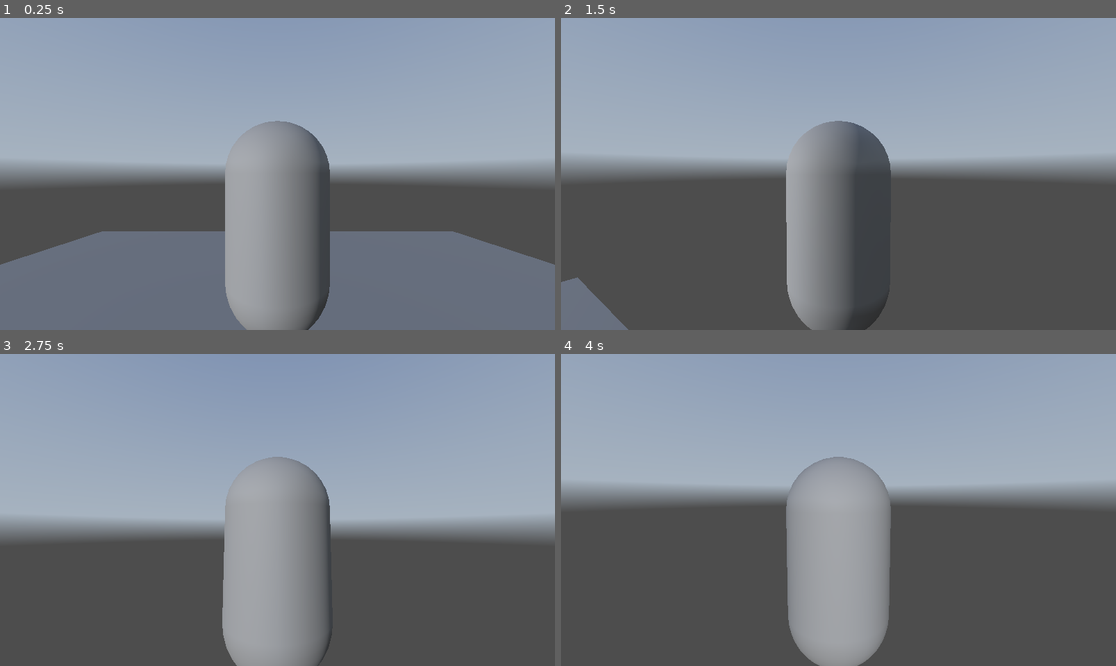
Above: before the commit, frames 1-4 (two rows, left to right).
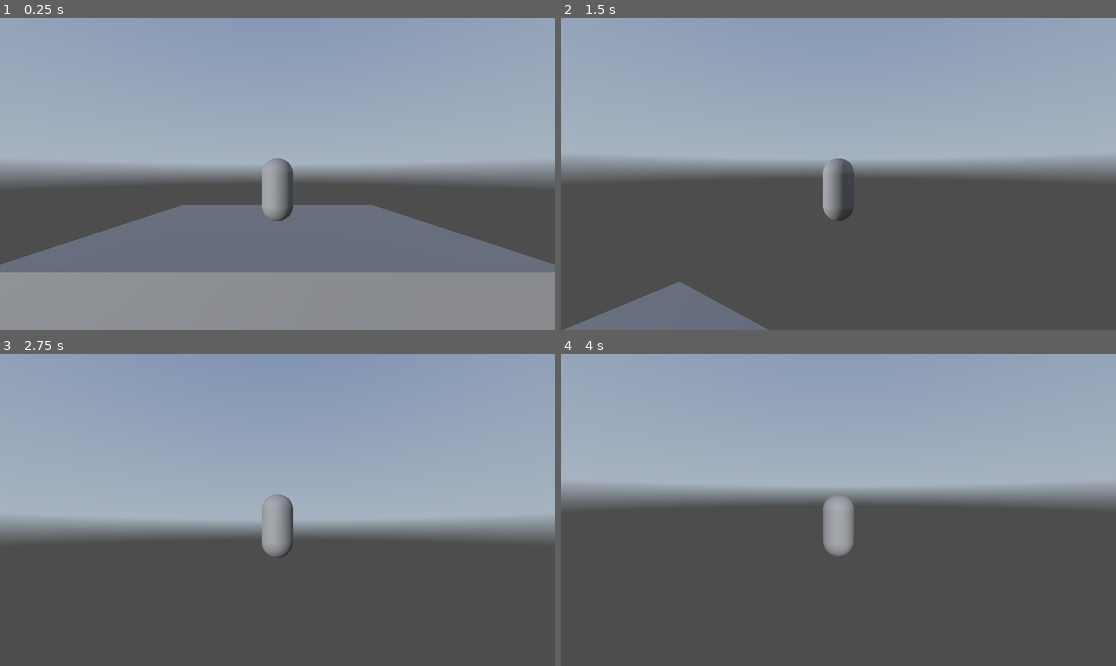
Above: after the commit, the same moments.

Repository: Jackimal5/Hollows-Haven
Game: Godot game, scene res://test_area.tscn
The game is run twice, just before and just after one commit, with the same random seed, the same clock (stepped at 60 frames per second) and the same inputs. A sky picture missing from this copy of the repository is replaced by a grey-blue gradient.
Inputs (mouse positions are in pixels of both pictures, inside the frame that each line leads up to):
- Up to frame 1 (0.25 s): no input
- Up to frame 2 (1.5 s): tap Enter at 0.5 s; move the mouse to (866, 174) at 0.52 s; hold Shift (sprint, bound only after the commit) 0.53-1.28 s; hold W (forward) from 0.53 s (still down); tap Space (jump) at 0.77, 0.8, 1.07, 1.35 s; move the mouse to (810, 174) at 1.27 s
- Up to frame 3 (2.75 s): keep holding W (forward); tap Space (jump) at 1.52, 1.82, 2.3 s; tap Shift (sprint, bound only after the commit) at 1.55 s; move the mouse to (288, 503) at 2.02 s; hold Shift (sprint, bound only after the commit) from 2.03 s (still down)
- Up to frame 4 (4 s): keep holding W (forward); tap Space (jump) at 2.75, 3.02, 3.32, 3.6, 3.77 s; move the mouse to (832, 516) at 2.77 s; release Shift (sprint, bound only after the commit) at 2.78 s; tap Shift (sprint, bound only after the commit) at 2.85 s; tap Enter at 3.5 s; move the mouse to (877, 513) at 3.52 s

The runs differ from the first frame. In frame 1, 25% of the frame differs, in the area x 0-100%, y 32-100%; in frame 2, 10%; in frame 3, 9.2%; in frame 4, 9.8%.

Commit message:
Smoother Movement
I added smoother character movement.

Diff:
--- a/player.gd
+++ b/player.gd
@@ -1,19 +1,28 @@
 extends CharacterBody3D
 
+#Constants
+const walking_speed = 5.0
+const sprinting_speed = 7.0
+const jump_velocity = 8
+const friction = 18.0
+const acceleration = 25.0
 
-const SPEED = 5.0
-const JUMP_VELOCITY = 4.5
+#States
+var sprinting =  false
 
+#Changables
+@export var sensitivity = 0.5
+
+#Declared Variables
 @onready var camera_origin: Node3D = $PlayerCollider/CameraOrigin
-@export var sensitvity = 0.5
 
 func _ready():
 	Input.mouse_mode = Input.MOUSE_MODE_CAPTURED
 
 func _input(event):
 	if event is InputEventMouseMotion:
-		rotate_y(deg_to_rad(-event.relative.x * sensitvity))
-		camera_origin.rotate_x(deg_to_rad(-event.relative.y * sensitvity))
+		rotate_y(deg_to_rad(-event.relative.x * sensitivity))
+		camera_origin.rotate_x(deg_to_rad(-event.relative.y * sensitivity))
 		camera_origin.rotation.x = clamp(camera_origin.rotation.x, deg_to_rad(-90), deg_to_rad(45))
 
 func _physics_process(delta: float) -> void:
@@ -23,20 +32,29 @@
 
 	# Handle jump.
 	if Input.is_action_just_pressed("jump") and is_on_floor():
-		velocity.y = JUMP_VELOCITY
+		velocity.y = jump_velocity
 
 	if Input.is_action_just_released("quit"):
 		get_tree().quit()
+
+	if Input.is_action_pressed("sprint"):
+		sprinting = true
+	else:
+		sprinting = false
 
 	# Get the input direction and handle the movement/deceleration.
 	# As good practice, you should replace UI actions with custom gameplay actions.
 	var input_dir := Input.get_vector("left", "right", "forward", "backward")
 	var direction := (transform.basis * Vector3(input_dir.x, 0, input_dir.y)).normalized()
 	if direction:
-		velocity.x = direction.x * SPEED
-		velocity.z = direction.z * SPEED
+		if sprinting:
+			velocity.x = move_toward(velocity.x, direction.x * sprinting_speed, acceleration * delta)
+			velocity.z = move_toward(velocity.z, direction.z * sprinting_speed, acceleration * delta)
+		else:
+			velocity.x = move_toward(velocity.x, direction.x * walking_speed, acceleration * delta)
+			velocity.z = move_toward(velocity.z, direction.z * walking_speed, acceleration * delta)
 	else:
-		velocity.x = move_toward(velocity.x, 0, SPEED)
-		velocity.z = move_toward(velocity.z, 0, SPEED)
+		velocity.x = move_toward(velocity.x, 0, friction * delta)
+		velocity.z = move_toward(velocity.z, 0, friction * delta)
 
 	move_and_slide()
--- a/project.godot
+++ b/project.godot
@@ -51,3 +51,8 @@
 "events": [Object(InputEventKey,"resource_local_to_scene":false,"resource_name":"","device":-1,"window_id":0,"alt_press …(191 unchanged characters)…
 ]
 }
+sprint={
+"deadzone": 0.2,
+"events": [Object(InputEventKey,"resource_local_to_scene":false,"resource_name":"","device":-1,"window_id":0,"alt_pressed":false,"shift_pressed":false,"ctrl_pressed":false,"meta_pressed":false,"pressed":false,"keycode":0,"physical_keycode":4194325,"key_label":0,"unicode":0,"location":0,"echo":false,"script":null)
+]
+}
--- a/test_area.tscn
+++ b/test_area.tscn
@@ -36,14 +36,16 @@
 transform = Transform3D(1, 0, 0, 0, 1, 0, 0, 0, 1, 0, 0.49461, 0)
 
 [node name="SpringArm3D" type="SpringArm3D" parent="Player/PlayerCollider/CameraOrigin"]
-spring_length = 2.0
+spring_length = 6.5
 margin = 0.5
 
 [node name="Camera3D" type="Camera3D" parent="Player/PlayerCollider/CameraOrigin/SpringArm3D"]
-transform = Transform3D(1, 0, 0, 0, 1, 0, 0, 0, 1, 0, 0, 2.85612)
+transform = Transform3D(1, 0, 0, 0, 1, 0, 0, 0, 1, 0, 1.5, 6.5)
 
 [node name="PlayerTemporaryMesh" type="MeshInstance3D" parent="Player"]
 mesh = SubResource("CapsuleMesh_64fjj")
+
+[node name="PlayerTemporaryMesh2" type="MeshInstance3D" parent="Player"]
 
 [node name="WorldEnvironment" type="WorldEnvironment" parent="."]
 environment = SubResource("Environment_vt2yd")
